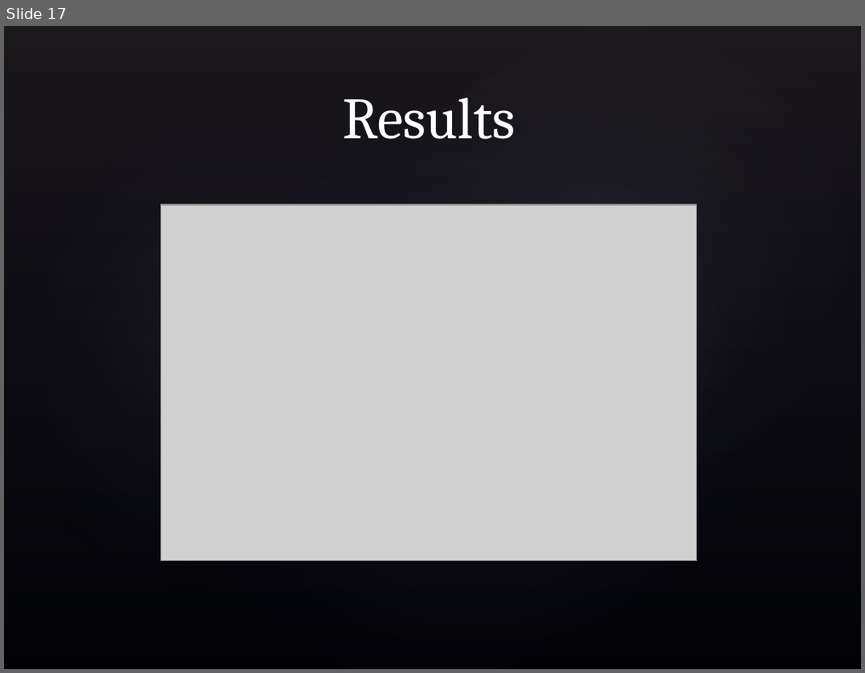
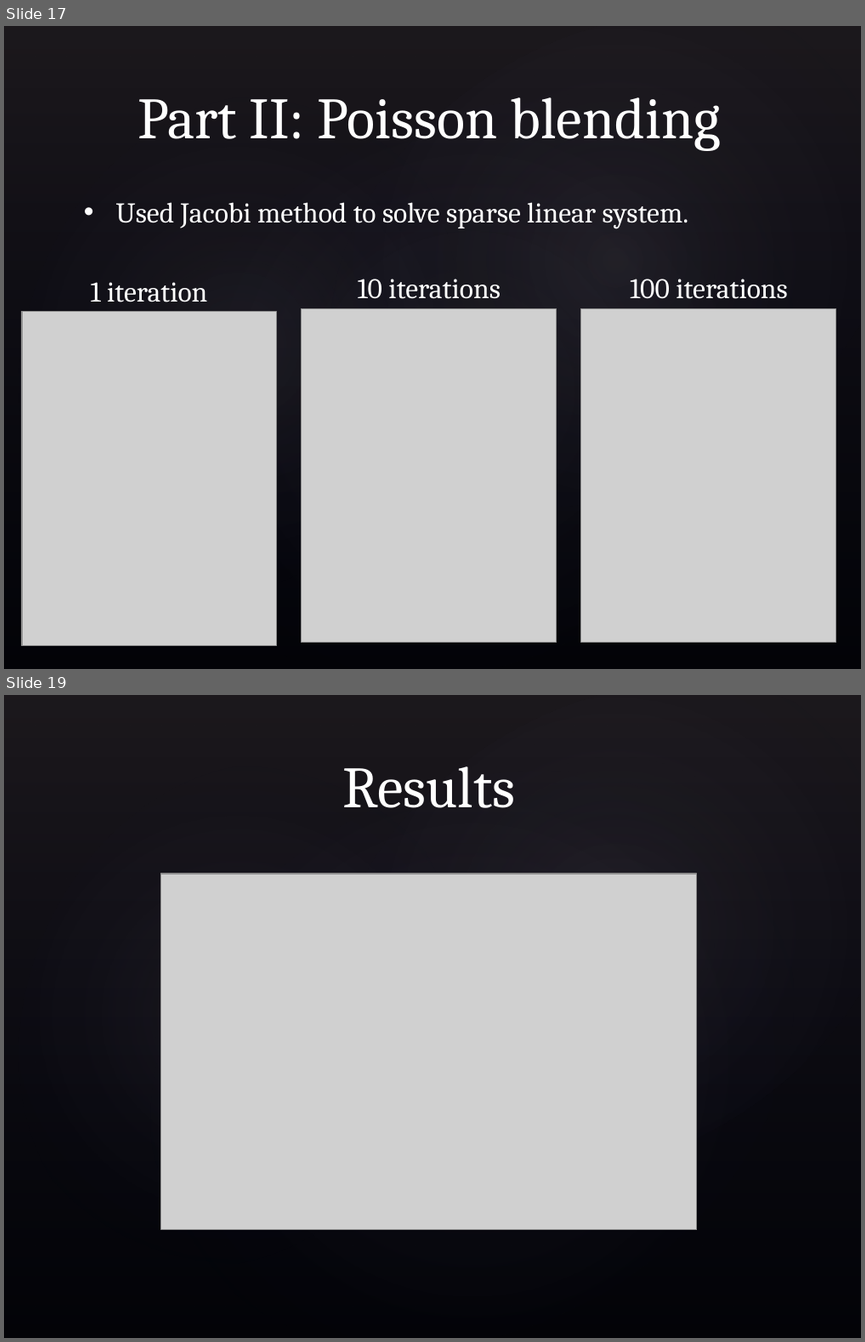
Before and after one commit to rarietta/FaceReplacement, a slide deck: FinalReport/Automatic Face Detection & Replacement Slideshow.pptx. Shown one above the other, each under a label of ours: slide 17 before the commit, slides 17 and 19 after it; the slides between them are not shown. The pictures are 865x673 and 865x1342 pixels, drawn with LibreOffice and Linux fonts; fonts in the diff are those of the drawing; grey boxes stand for pictures; background and template pictures are left out. Boxes give left, top, right and bottom in pixels: in the first picture for what was removed or moved away, otherwise in the second. Text is boxed around its words. In the diff, an @@ line names an element or a change of style, - is before the commit and + after.

Commit message:
Add blending slides to presentation.

```diff
--- a/FinalReport/Automatic Face Detection & Replacement Slideshow.pptx
+++ b/FinalReport/Automatic Face Detection & Replacement Slideshow.pptx
@@ slide 17 added at box(4, 26, 861, 669), background picture (left out); not listed: 4 template elements that a slide beside it also shows @@
@@ title added at box(137, 97, 721, 151), 49 pt, text #FFFFFF @@
+Part II: Poisson blending
@@ text added at box(116, 202, 689, 229), 24 pt, text #FFFFFF @@
+• Used Jacobi method to solve sparse linear system.
@@ text added at box(358, 278, 500, 299), 24 pt, text #FFFFFF @@
+10 iterations
@@ text added at box(630, 278, 788, 299), 24 pt, text #FFFFFF @@
+100 iterations
@@ text added at box(91, 282, 207, 302), 24 pt, text #FFFFFF @@
+1 iteration
@@ picture added at box(22, 312, 277, 645) @@
@@ picture added at box(302, 309, 556, 642) @@
@@ picture added at box(580, 309, 835, 642) @@
@@ what was slide 17 is now slide 19 @@
```
Also in this commit, not shown: 3 slides changed, 2 other slides added, 3 slides removed, 4 other files.
